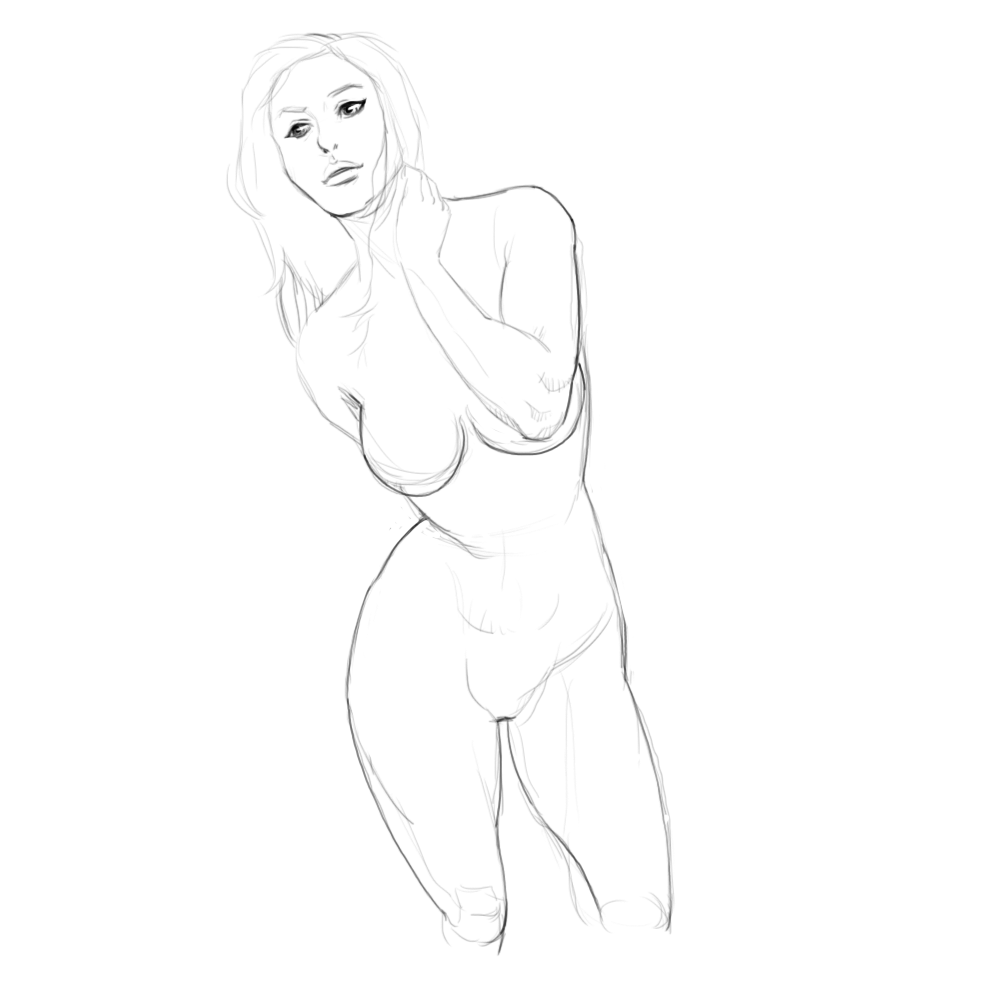
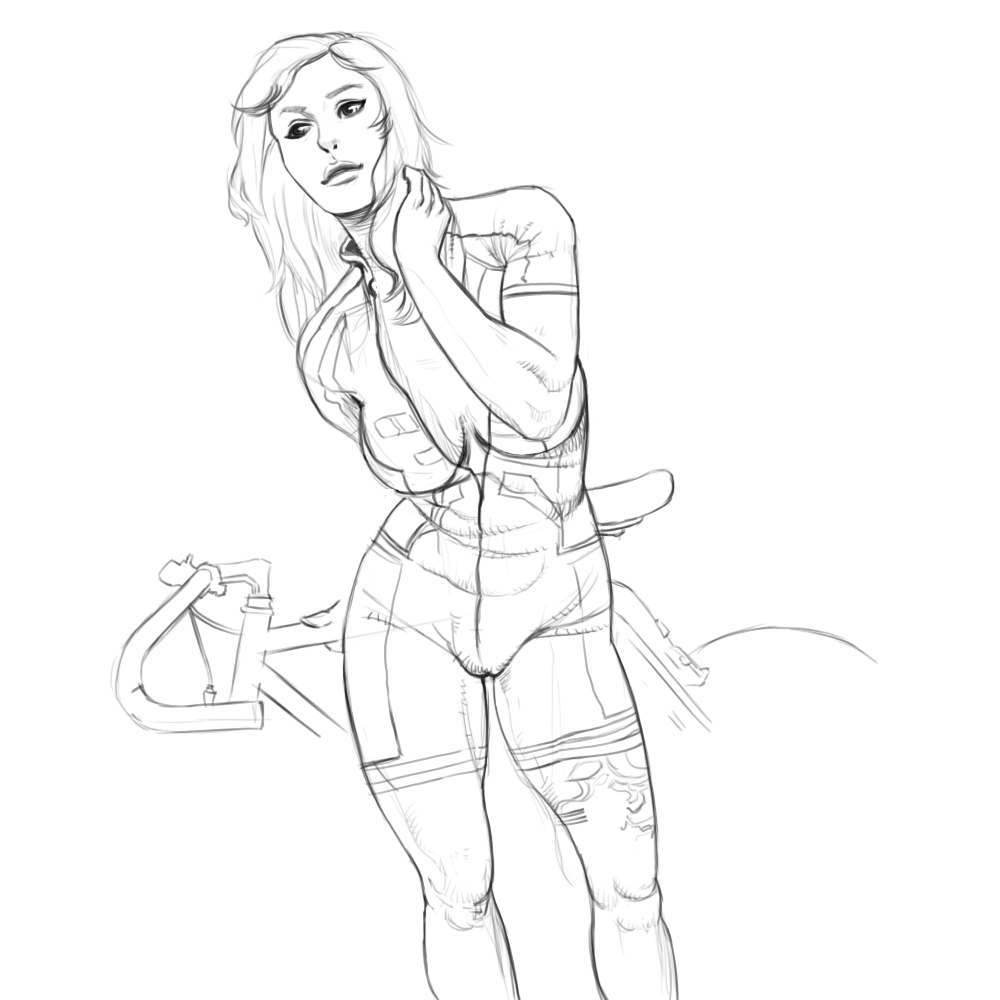
Layer changes from the first 1000 × 1000 image to the second:
removed layer "레이어 6" over [225,31,676,957]
added layer "Layer 2" above "Layer 1" over [91,30,720,1000]
added layer "Layer 1" above "레이어 5" over [109,164,878,738]
